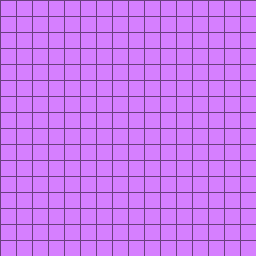
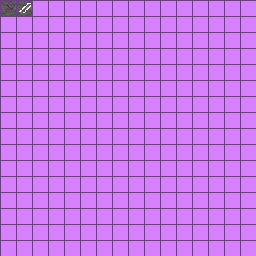
Layer changes from the first (256, 256) image to the second:
added layer "Layer 2" above "Layer 1" over [17,1,32,16]
added layer "Layer 1" above "Background" over [1,1,16,16]
